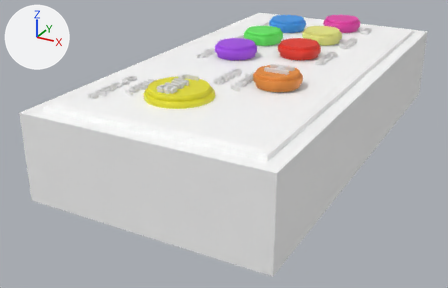
Before and after pictures for a commit that changed the FBX model CONTROLES.fbx.
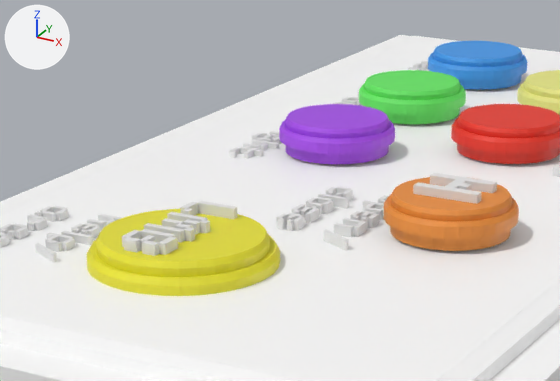
Each version appears first whole from a 50 mm camera at (-0.194, -1.376, 0.601) aimed at (-0.9, -0.093, -0.041), and next in a close-up on the part from 25% to 71% of the width and 0% to 49% of the height. Arrows for +X, +Y and +Z are at upper left; the lights stay in place. Where no turn or scale is listed for an object, it has been applied to the vertices.

Objects in the first close-up: 'Text.001', 'Text.007', 'Text.008', 'Text.009', 'button options.001', 'button options.002', 'button options.003', 'button options.004', 'button options.005', 'button options.006', 'button options.007', 'help base'.
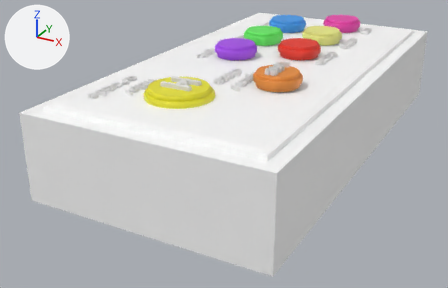
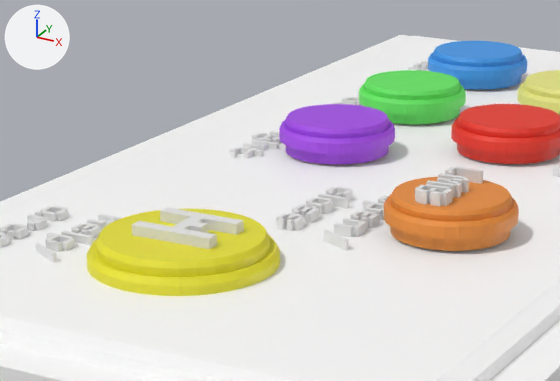
What changed in the scene script:
```text
Change ob_text_008:
    ob_text_008.location: (-0.7366, -0.1504, 0.3351) -> (-0.8918, -0.3059, 0.3571)
    ob_text_008.scale: (1.0, 1.0, 1.0) -> (1.26, 1.26, 1.26)
Change ob_text_009:
    ob_text_009.location: (-0.8983, -0.2678, 0.2211) -> (-0.7391, -0.1275, 0.2281)
    ob_text_009.scale: (1.0, 1.0, 1.0) -> (0.698, 0.698, 0.698)
```

Pixel boxes [x1, y1, x2, y2] of what changed, in the close-ups (560 x 381 px):
'Text.009', moved, rescaled: before [122, 201, 237, 256]; after [415, 166, 483, 206]
'Text.008', moved, rescaled (33% wider, 34% taller): before [413, 173, 497, 204]; after [132, 207, 244, 249]
